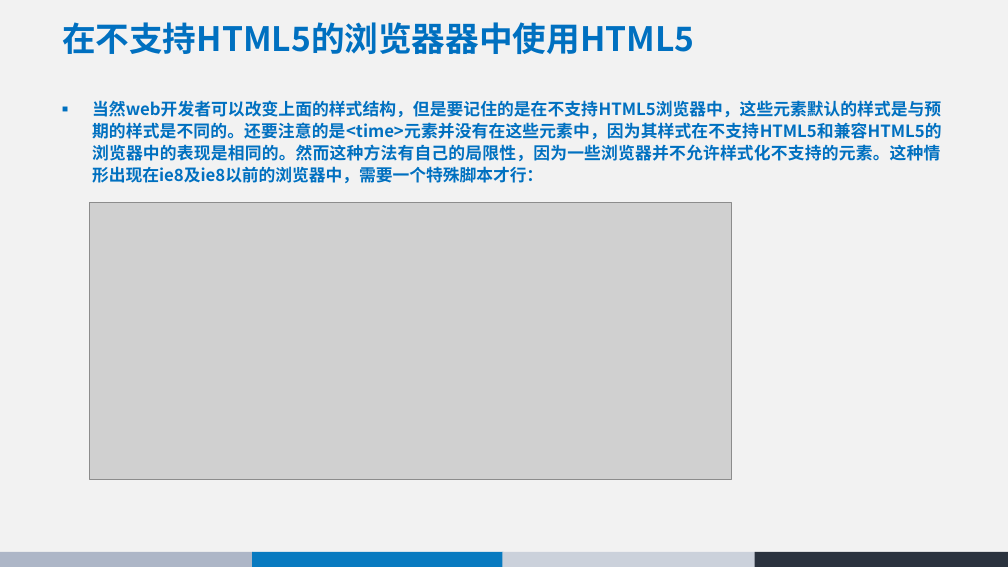
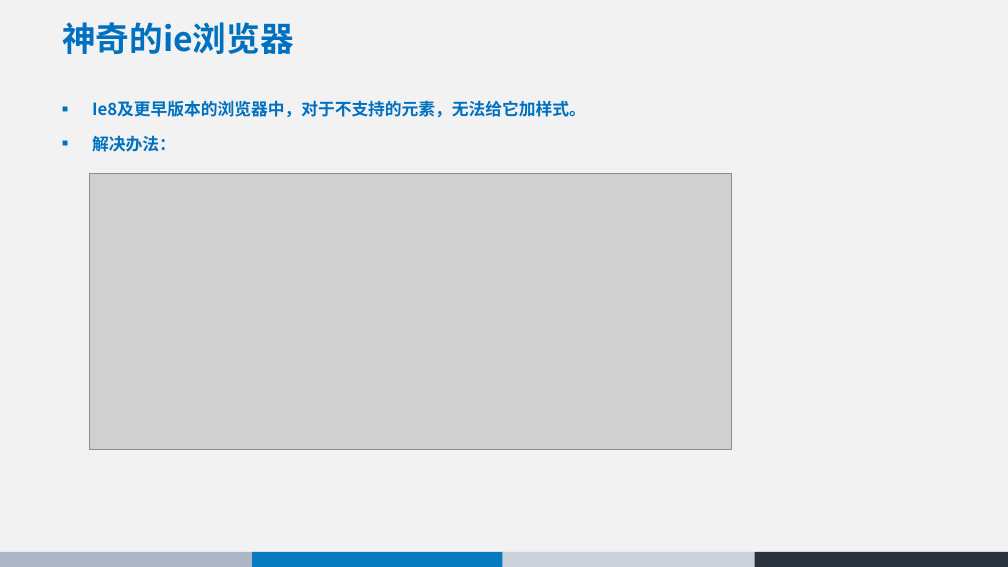
Before and after one commit to chunchill/WEB-Training, a slide deck: slide 41 of 01html5/HTML5 - York.pptx (slide 44 before the commit). Drawn at 1008x567 pixels with LibreOffice and Linux fonts; fonts in the diff are those of the drawing; grey boxes stand for pictures. Boxes give left, top, right and bottom in pixels: in the first picture for what was removed or moved away, otherwise in the second. Text is boxed around its words. In the diff, an @@ line names an element or a change of style, - is before the commit and + after.

```diff
--- a/01html5/HTML5 - York.pptx
+++ b/01html5/HTML5 - York.pptx
@@ title at bbox=[62, 22, 294, 54]: text changed @@
-在不支持HTML5的浏览器器中使用HTML5
+神奇的ie浏览器
@@ text at bbox=[92, 100, 586, 152]: text changed @@
-■ 当然web开发者可以改变上面的样式结构，但是要记住的是在不支持HTML5浏览器中，这些元素默认的样式是与预期的样式是不同的。还要注意的是<time>元素并没有在这些元素中，因为其样式在不支持HTML5和兼容HTML5的浏览器中的表现是相同的。然而这种方法有自己的局限性，因为一些浏览器并不允许样式化不支持的元素。这种情形出现在ie8及ie8以前的浏览器中，需要一个特殊脚本才行：
+■ Ie8及更早版本的浏览器中，对于不支持的元素，无法给它加样式。
+■ 解决办法：
@@ picture: place and size @@
-picture at bbox=[89, 203, 731, 479]
+picture at bbox=[89, 174, 731, 450]
```
Also in this commit, not shown: 23 other slides changed, 2 slides added, 9 slides removed.
